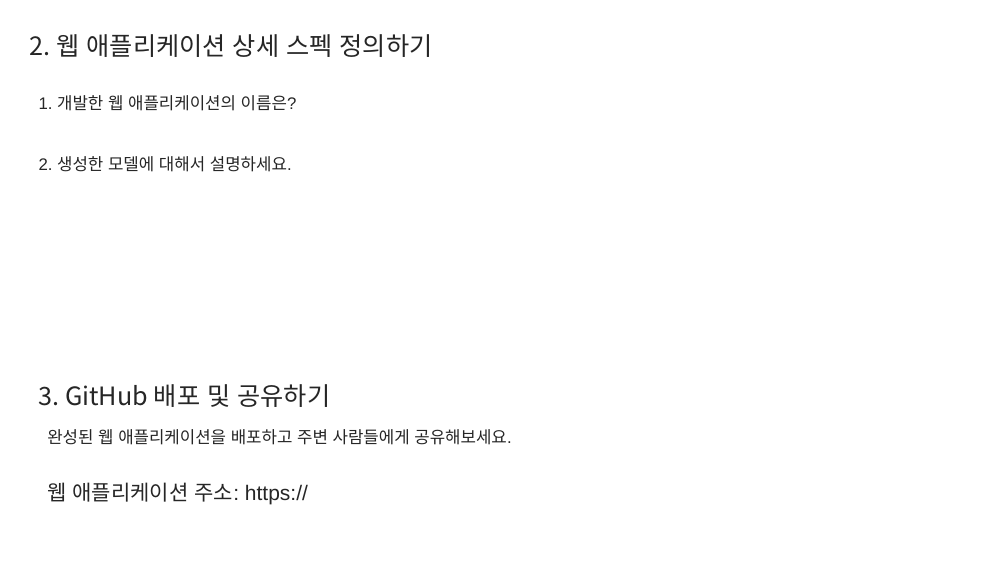
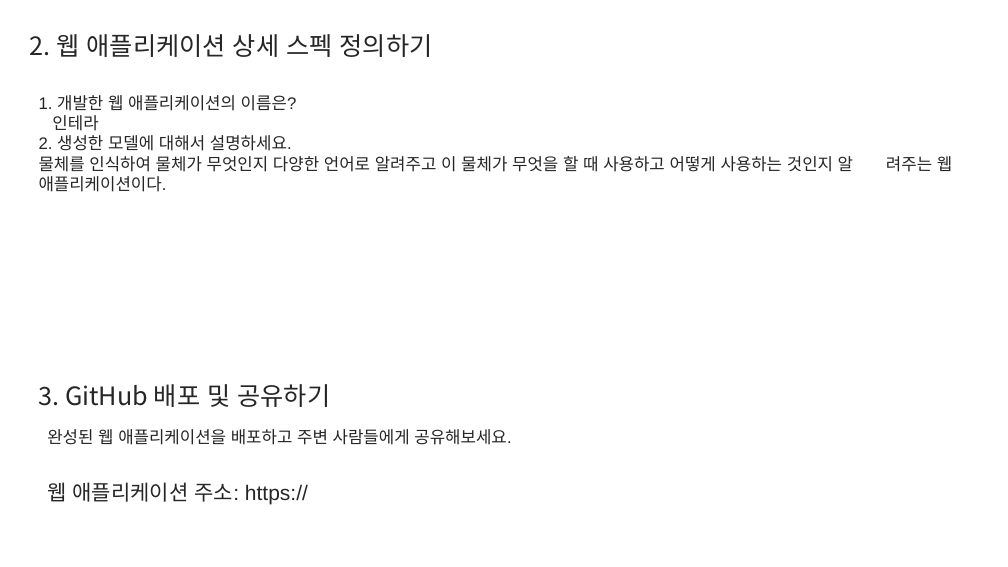
Before and after one commit to hanjisoo801/template, a slide deck: slide 3 of Report.pptx. Drawn at 1008x567 pixels with LibreOffice and Linux fonts; fonts in the diff are those of the drawing. Boxes give left, top, right and bottom in pixels: in the first picture for what was removed or moved away, otherwise in the second. Text is boxed around its words. In the diff, an @@ line names an element or a change of style, - is before the commit and + after.

Commit message:
ppt

```diff
--- a/Report.pptx
+++ b/Report.pptx
@@ text at [39, 95, 853, 192]: text changed @@
-1. 개발한 웹 애플리케이션의 이름은?
-2. 생성한 모델에 대해서 설명하세요.
+1. 개발한 웹 애플리케이션의 이름은?
+인테라
+2. 생성한 모델에 대해서 설명하세요.
+물체를 인식하여 물체가 무엇인지 다양한 언어로 알려주고 이 물체가 무엇을 할 때 사용하고 어떻게 사용하는 것인지 알 려주는 웹 애플리케이션이다.
```
Also in this commit, not shown: 2 other slides changed.
